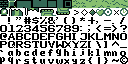
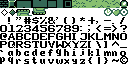
Revision of a layered 128x64 image; what changed, layer by layer:
painted on "Window" over (x1=1, y1=8, x2=126, y2=16)
painted on "Environment" over (x1=0, y1=0, x2=128, y2=16)
